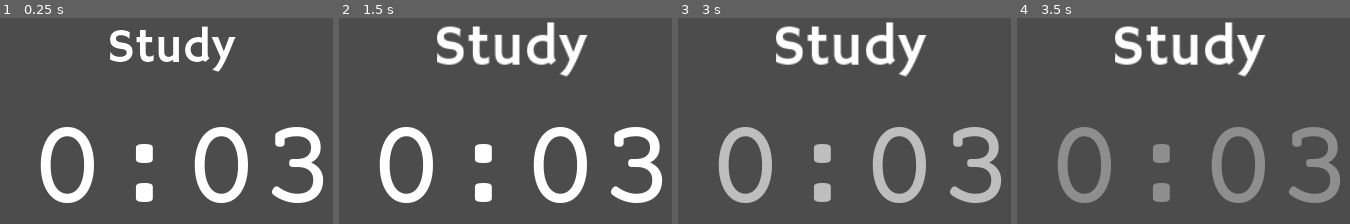
Above: before the commit, frames 1-4 (left to right).
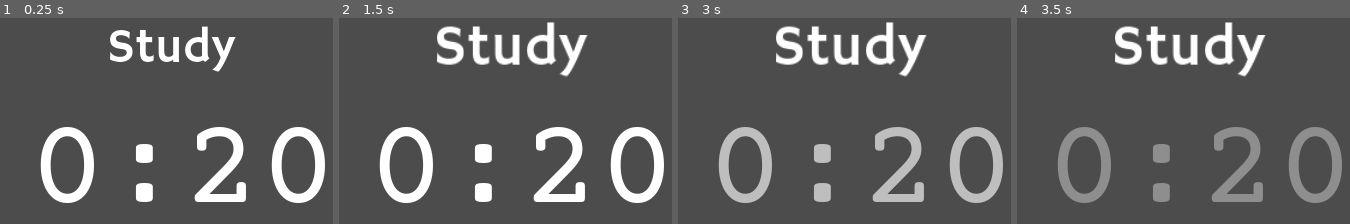
Above: after the commit, the same moments.

Repository: doctor-g/MonsDRAWsityTimer
Game: Godot game, scene res://src/MainScene.tscn
Same seed, same stepped clock (60 frames per second), same inputs: the game is played once before the commit and once after it.
Inputs:
- Up to frame 1 (0.25 s): no input
- Up to frame 2 (1.5 s): click "Start" at 0.5 s; click "Cancel" at 1.25 s
- Up to frame 3 (3 s): click "Start" at 2 s; click "Pause" at 2.75 s
- Up to frame 4 (3.5 s): no input
The pictures show only the part of the screen within x 26-76%, y 0-50%; the shares and areas given below are measured in that part.

The runs differ from the first frame. In frame 1, 4.4% of the frame differs, in the area x 58-98%, y 52-90%; in frame 2, 4.4%; in frame 3, 4.3%; in frame 4, 4.1%.

Commit message:
Add better sfx

Diff:
--- a/project/src/MainScene.gd
+++ b/project/src/MainScene.gd
@@ -22,6 +22,9 @@
 onready var _study_label := $StatusRow/StudyLabel
 onready var _draw_label := $StatusRow/DrawLabel
 
+onready var _start_sound := $StartSound
+onready var _alarm_sound := $AlarmSound
+
 
 func _ready():
 	_ready_label.focus = true
@@ -30,6 +33,7 @@
 
 
 func _on_StartButton_pressed():
+	_start_sound.play()
 	_start_button.disabled = true
 	_cancel_button.disabled = false
 	_pause_button.disabled = false
@@ -55,7 +59,7 @@
 func _on_Timer_timeout():
 	self._seconds_remaining -= 1
 	if _seconds_remaining == 0:
-		_beepPlayer.play()
+		_alarm_sound.play()
 		match _state:
 			State.STUDY:
 				self._seconds_remaining = draw_duration
@@ -73,6 +77,7 @@
 
 
 func _on_CancelButton_pressed():
+	_start_sound.play()
 	self._seconds_remaining = study_duration
 	_timer.stop()
 	_start_button.disabled = false
--- a/project/src/MainScene.tscn
+++ b/project/src/MainScene.tscn
@@ -1,10 +1,11 @@
-[gd_scene load_steps=8 format=2]
+[gd_scene load_steps=9 format=2]
 
-[ext_resource path="res://assets/beep.wav" type="AudioStream" id=1]
+[ext_resource path="res://assets/sfx/tweety_cowbell.wav" type="AudioStream" id=1]
 [ext_resource path="res://src/MainScene.gd" type="Script" id=2]
 [ext_resource path="res://assets/fonts/CourierPrime-Regular.ttf" type="DynamicFontData" id=3]
 [ext_resource path="res://assets/fonts/button_font.tres" type="DynamicFont" id=4]
 [ext_resource path="res://src/AnimatedLabel.tscn" type="PackedScene" id=5]
+[ext_resource path="res://assets/sfx/tweety_cowbell_start.wav" type="AudioStream" id=6]
 
 [sub_resource type="Animation" id=1]
 resource_name = "blink"
@@ -34,10 +35,11 @@
 __meta__ = {
 "_edit_use_anchors_": false
 }
-study_duration = 3
-draw_duration = 5
 
-[node name="AudioStreamPlayer" type="AudioStreamPlayer" parent="."]
+[node name="StartSound" type="AudioStreamPlayer" parent="."]
+stream = ExtResource( 6 )
+
+[node name="AlarmSound" type="AudioStreamPlayer" parent="."]
 stream = ExtResource( 1 )
 
 [node name="VBoxContainer" type="VBoxContainer" parent="."]
@@ -122,6 +124,7 @@
 anchor_right = 0.0
 margin_left = 0.0
 margin_right = 210.0
+rect_scale = Vector2( 1, 1 )
 size_flags_horizontal = 3
 text = "Ready"
 
@@ -130,6 +133,7 @@
 anchor_right = 0.0
 margin_left = 260.0
 margin_right = 471.0
+rect_scale = Vector2( 1, 1 )
 size_flags_horizontal = 3
 text = "Study"
 
@@ -138,6 +142,7 @@
 anchor_right = 0.0
 margin_left = 521.0
 margin_right = 732.0
+rect_scale = Vector2( 1, 1 )
 size_flags_horizontal = 3
 text = "Draw"
 [connection signal="pressed" from="VBoxContainer/StartButton" to="." method="_on_StartButton_pressed"]
Not shown, removed: project/assets/beep.wav.import
Not shown, added: project/assets/sfx/tweety_cowbell.wav.import
Not shown, added: project/assets/sfx/tweety_cowbell_start.wav.import
Not shown, removed: project/assets/beep.wav
Not shown, added: project/assets/sfx/tweety_cowbell.wav
Not shown, added: project/assets/sfx/tweety_cowbell_start.wav
